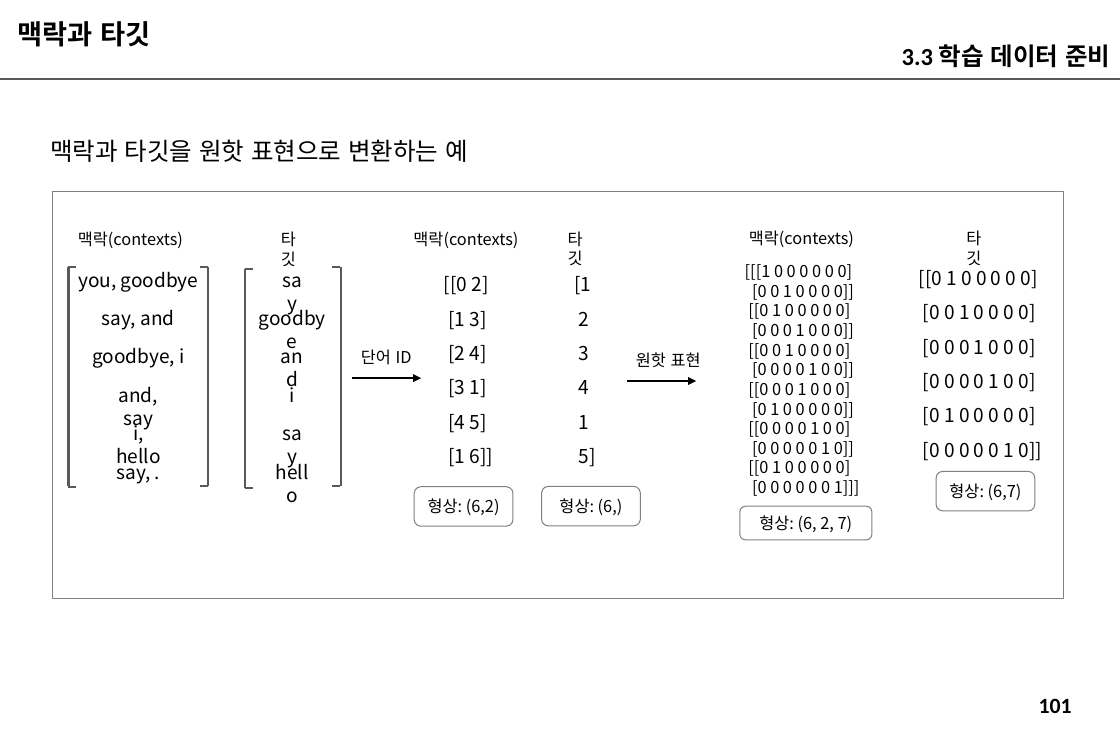
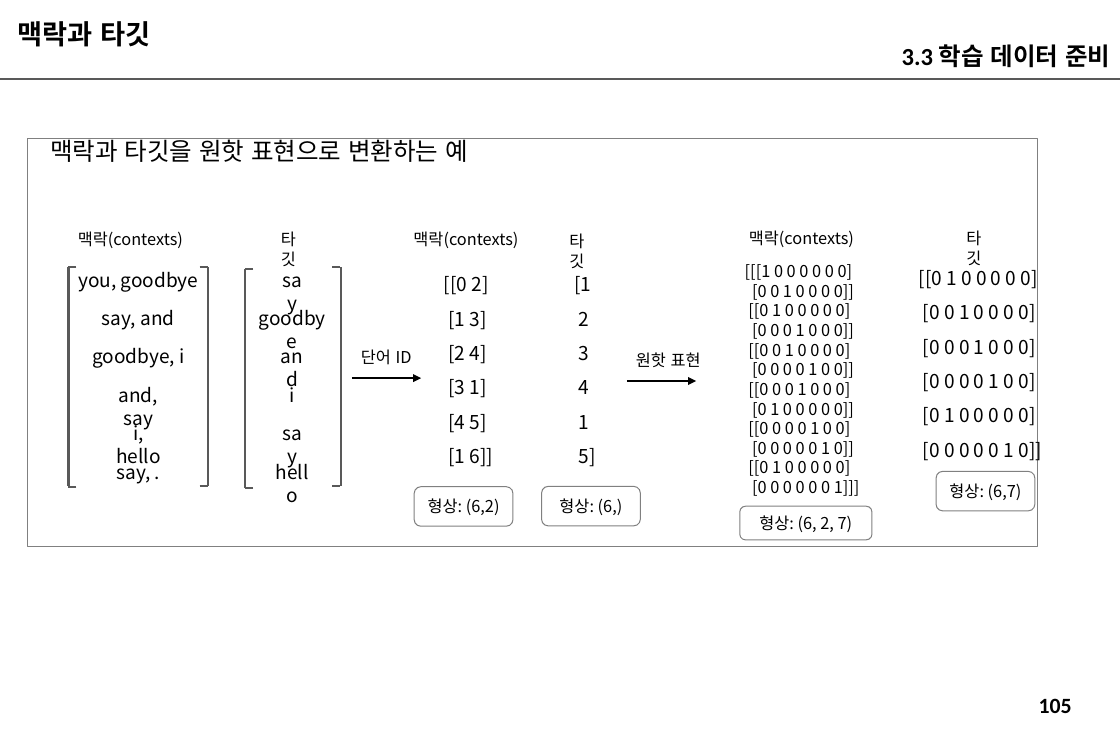
Before and after one commit to imguru-mooc/deep_learning_nlp, a slide deck: slide 105 of 인공지능_자연어처리_2_판서.pptx (slide 101 before the commit). Drawn at 1120x736 pixels with LibreOffice and Linux fonts; fonts in the diff are those of the drawing. Boxes give left, top, right and bottom in pixels: in the first picture for what was removed or moved away, otherwise in the second. Text is boxed around its words. In the diff, an @@ line names an element or a change of style, - is before the commit and + after.

```diff
--- a/인공지능_자연어처리_2_판서.pptx
+++ b/인공지능_자연어처리_2_판서.pptx
@@ rectangle: place and size @@
-rectangle at <box>53,191,1063,598</box>
+rectangle at <box>27,139,1038,546</box>
@@ page number at <box>1039,698,1072,713</box>: text changed @@
-101
+105
```
Also in this commit, not shown: 4 other slides changed, 7 slides added.
